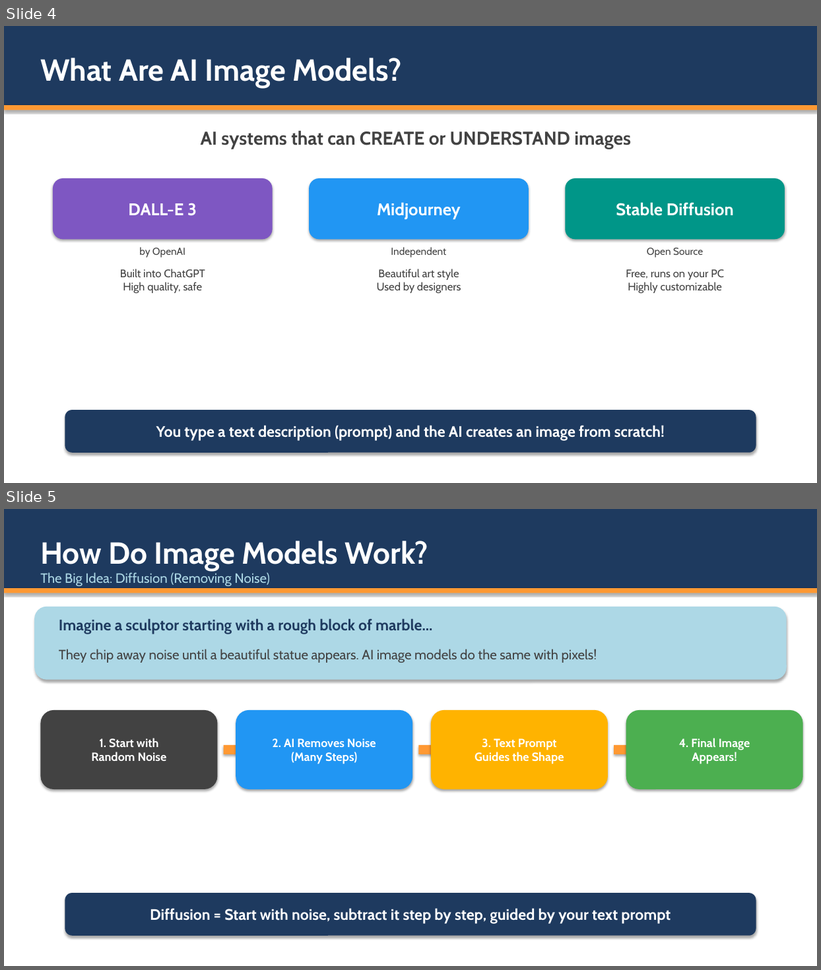
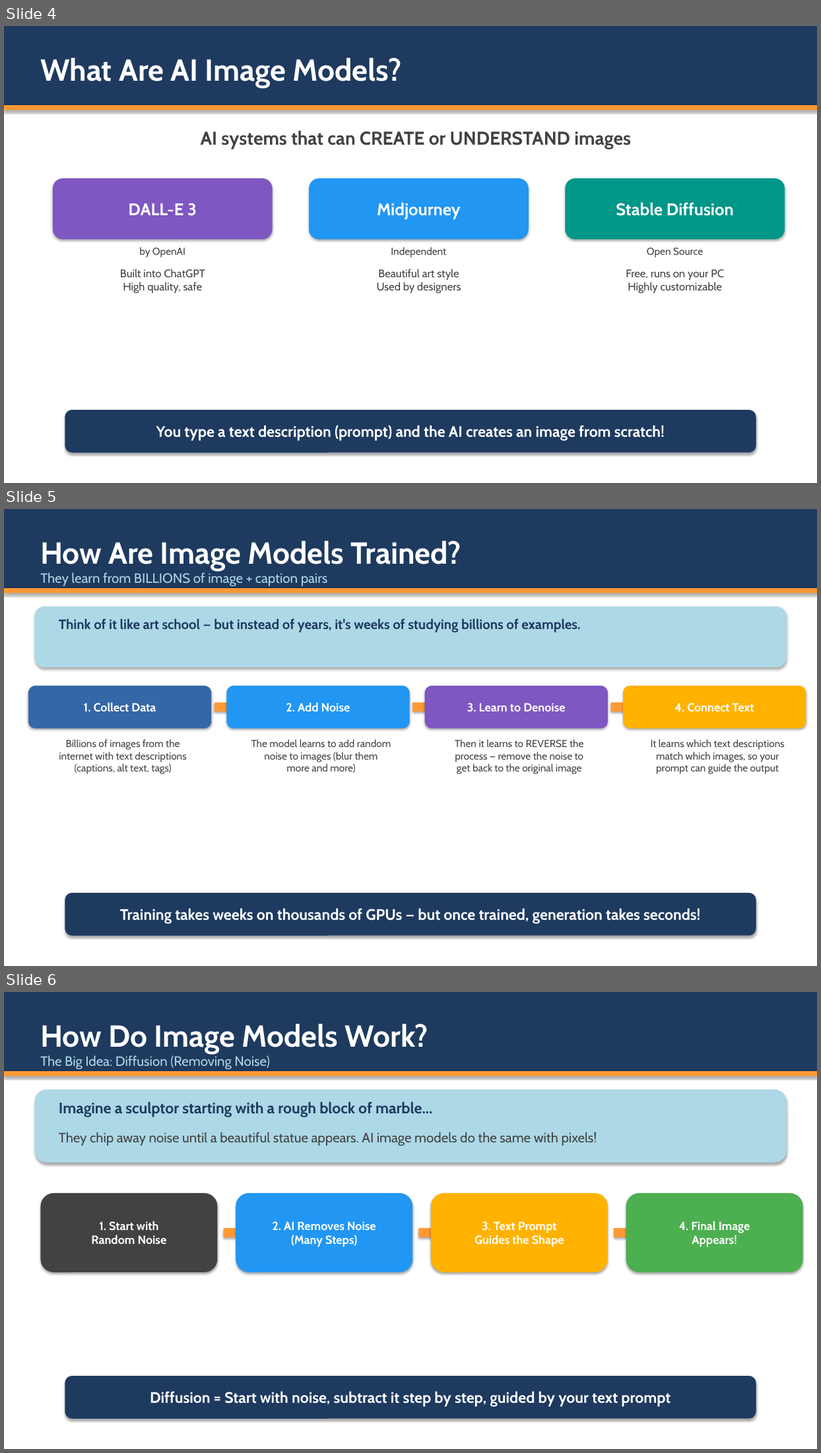
Before and after one commit to aghimir3/KidsComputerScience, a slide deck: 2026-05-23_AI_Image_and_Multimodal_Models/2026-05-23_AI_Image_and_Multimodal_Models.pptx. Shown one above the other, each under a label of ours: slides 4 and 5 before the commit, slides 4, 5 and 6 after it. The pictures are 821x970 and 821x1453 pixels, drawn with LibreOffice and Linux fonts; fonts in the diff are those of the drawing. Boxes give left, top, right and bottom in pixels: in the first picture for what was removed or moved away, otherwise in the second. Text is boxed around its words. In the diff, an @@ line names an element or a change of style, - is before the commit and + after.

Commit message:
feat(2026-05-23): add training slide, extra Kahoot questions, and cleanup
- Add 'How Are Image Models Trained?' slide (slide 5) to presentation
- Add 2 training-related Kahoot questions (17 total)
- Update Teams posts: digital-only submission to Ishwari ma'am
- Update .gitignore for project needs (Office temp files, IDE, .claude/)
- Remove .claude/settings.local.json from tracking

```diff
--- a/2026-05-23_AI_Image_and_Multimodal_Models/2026-05-23_AI_Image_and_Multimodal_Models.pptx
+++ b/2026-05-23_AI_Image_and_Multimodal_Models/2026-05-23_AI_Image_and_Multimodal_Models.pptx
@@ slide 5 added at (4, 509, 817, 966), background #FFFFFF @@
@@ rectangle added at (4, 509, 817, 588), fill #1E3A5F @@
@@ text added at (40, 541, 461, 570), 36 pt, text #FFFFFF, bold @@
+How Are Image Models Trained?
@@ text added at (40, 572, 328, 586), 16 pt, text #ADD8E6 @@
+They learn from BILLIONS of image + caption pairs
@@ rectangle added at (4, 588, 817, 593), fill #FF9933 @@
@@ rounded rectangle added at (34, 607, 787, 667), fill #ADD8E6 @@
@@ text added at (59, 619, 580, 632), 16 pt, text #1E3A5F, bold @@
+Think of it like art school — but instead of years, it's weeks of studying billions of examples.
@@ rounded rectangle added at (28, 686, 211, 729), fill #3467A6, 14 pt, text #FFFFFF, bold @@
+1. Collect Data
@@ rounded rectangle added at (226, 686, 410, 729), fill #2196F3, 14 pt, text #FFFFFF, bold @@
+2. Add Noise
@@ rounded rectangle added at (425, 686, 608, 729), fill #7E57C2, 14 pt, text #FFFFFF, bold @@
+3. Learn to Denoise
@@ rounded rectangle added at (623, 686, 806, 729), fill #FFB300, 14 pt, text #FFFFFF, bold @@
+4. Connect Text
@@ right arrow added at (215, 698, 239, 716), fill #FF9933 @@
@@ right arrow added at (413, 698, 437, 716), fill #FF9933 @@
@@ right arrow added at (611, 698, 636, 716), fill #FF9933 @@
@@ text added at (59, 739, 186, 774), 12 pt, text #424242 @@
+Billions of images from the
+internet with text descriptions
+(captions, alt text, tags)
@@ text added at (252, 739, 391, 773), 12 pt, text #424242 @@
+The model learns to add random
+noise to images (blur them
+more and more)
@@ text added at (455, 739, 584, 774), 12 pt, text #424242 @@
+Then it learns to REVERSE the
+process — remove the noise to
+get back to the original image
@@ text added at (651, 739, 785, 774), 12 pt, text #424242 @@
+It learns which text descriptions
+match which images, so your
+prompt can guide the output
@@ rounded rectangle added at (65, 893, 756, 936), fill #1E3A5F, 18 pt, text #FFFFFF, bold @@
+Training takes weeks on thousands of GPUs — but once trained, generation takes seconds!
@@ what was slide 5 is now slide 6 @@
```
Also in this commit, not shown: 7 other files.
